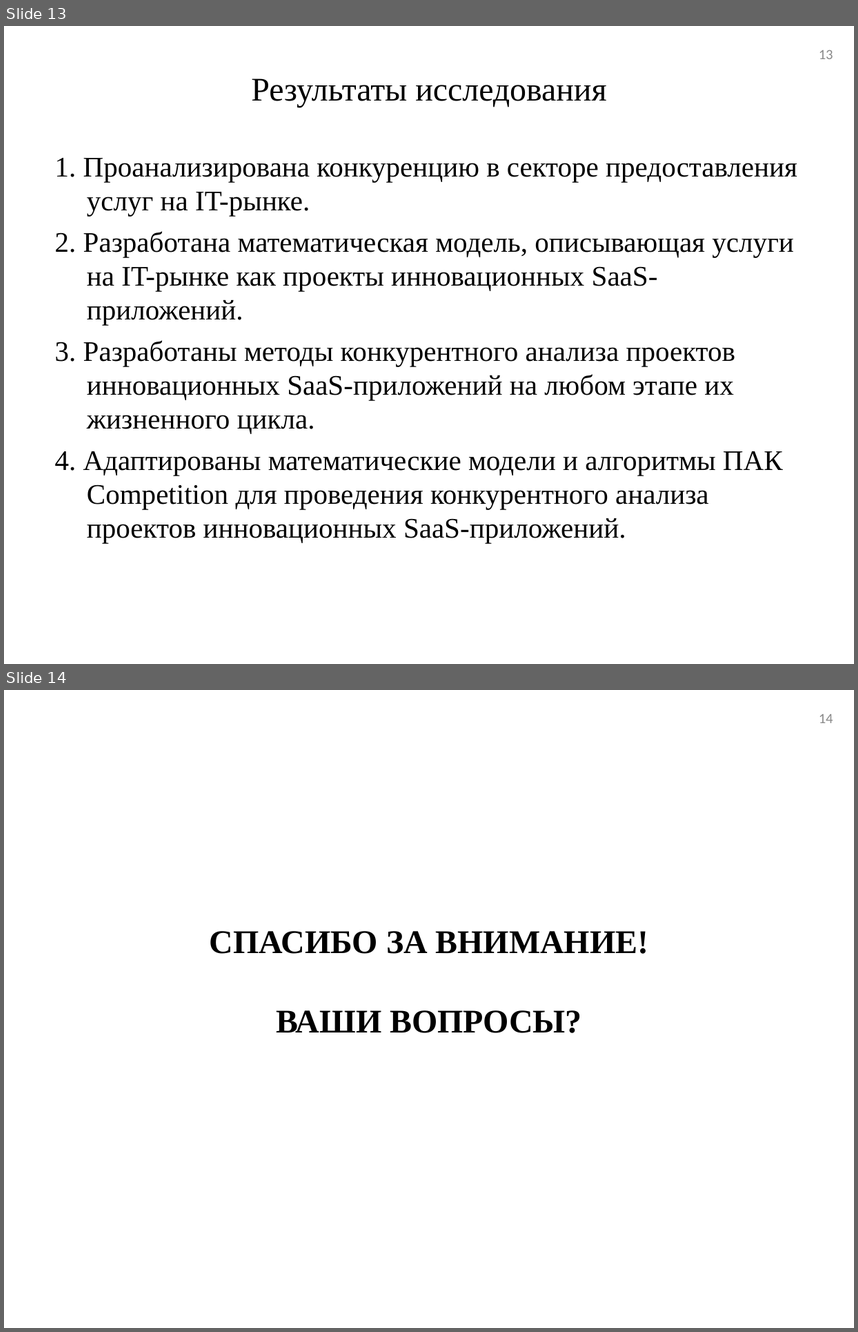
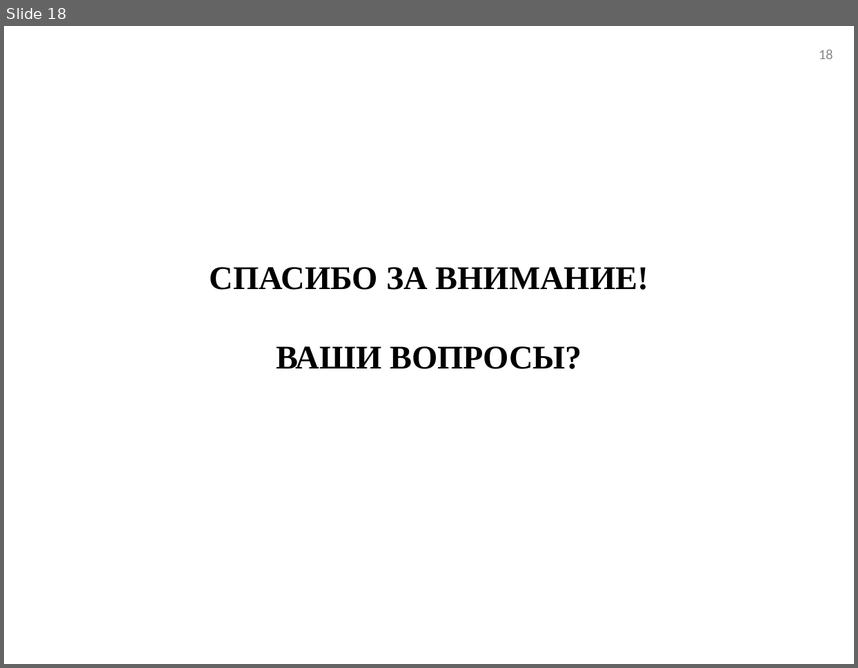
Before and after one commit to tehdoorsareopen/science, a slide deck: _Аспирантура/_Статьи/Алушта16/Алушта16.ppt. Shown one above the other, each under a label of ours: slides 13 and 14 before the commit, slide 18 after it. The pictures are 858x1332 and 858x668 pixels, drawn with LibreOffice and Linux fonts; fonts in the diff are those of the drawing. Boxes give left, top, right and bottom in pixels: in the first picture for what was removed or moved away, otherwise in the second. Text is boxed around its words. In the diff, an @@ line names an element or a change of style, - is before the commit and + after.

```diff
--- a/_Аспирантура/_Статьи/Алушта16/Алушта16.ppt
+++ b/_Аспирантура/_Статьи/Алушта16/Алушта16.ppt
@@ slide 13 removed at [4, 26, 854, 664], background #FFFFFF @@
@@ page number removed at [819, 50, 833, 59] @@
-13
@@ title removed at [251, 78, 606, 107] @@
-Результаты исследования
@@ text removed at [55, 158, 797, 543] @@
-1. Проанализирована конкуренцию в секторе предоставления услуг на IT-рынке.
-2. Разработана математическая модель, описывающая услуги на IT-рынке как проекты инновационных SaaS-приложений.
-3. Разработаны методы конкурентного анализа проектов инновационных SaaS-приложений на любом этапе их жизненного цикла.
-4. Адаптированы математические модели и алгоритмы ПАК Competition для проведения конкурентного анализа проектов инновационных SaaS-приложений.
@@ what was slide 14 is now slide 18 @@
@@ page number at [819, 49, 833, 59]: text changed @@
-14
+18
```
Also in this commit, not shown: 1 slide changed, 14 slides added, 9 other slides removed, 10 other files.
